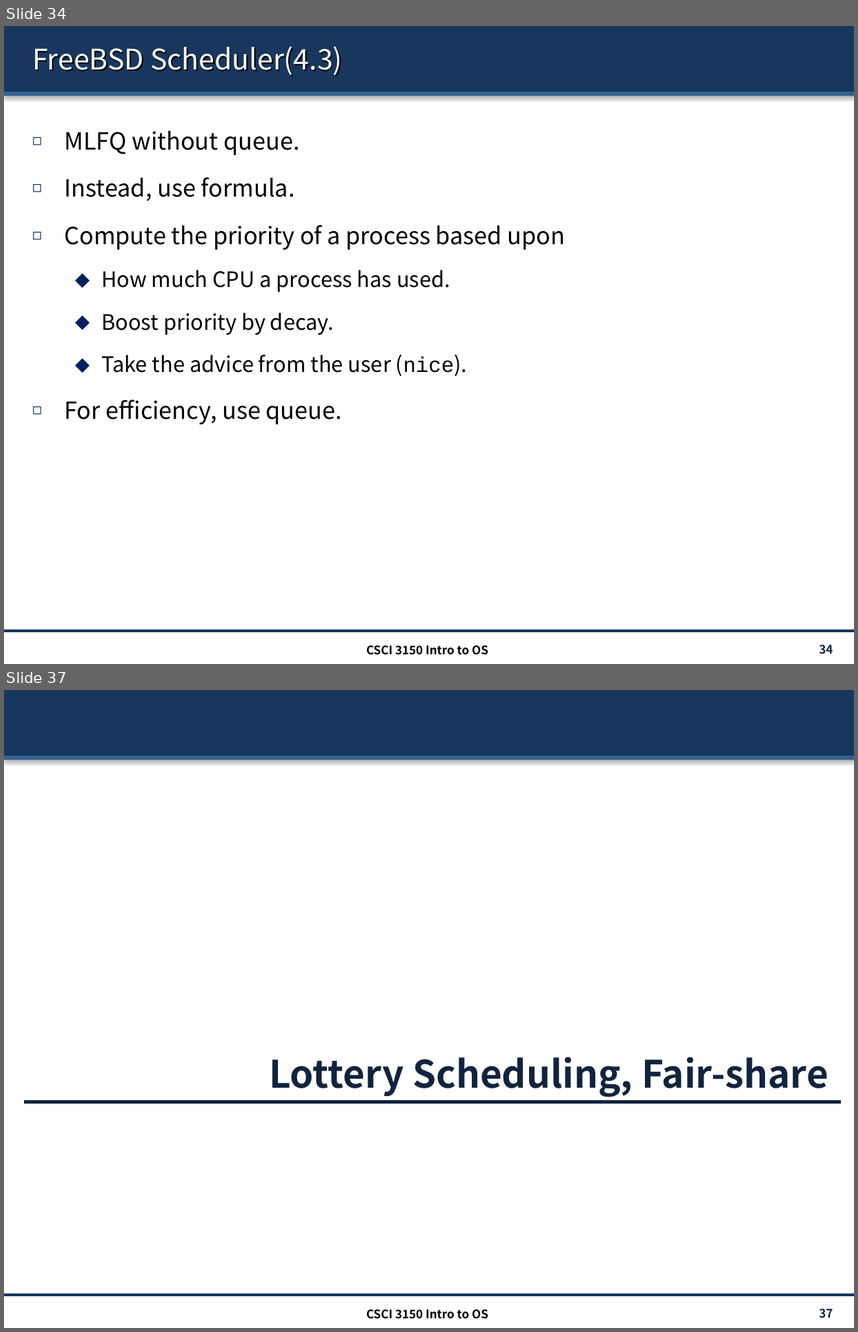
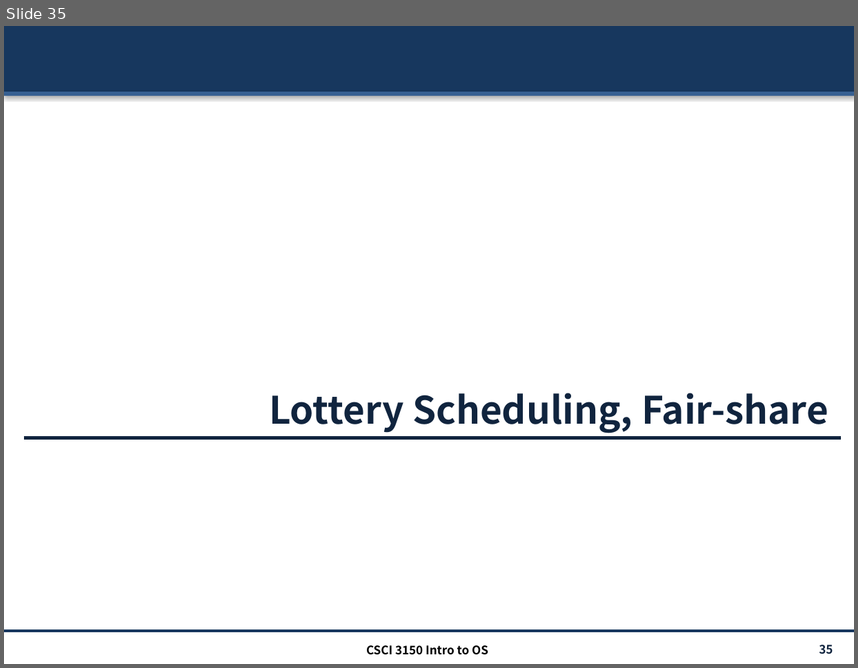
Before and after one commit to henryhxu/CSCI3150, a slide deck: lecture/lec9_sched.pptx. Shown one above the other, each under a label of ours: slides 34 and 37 before the commit, slide 35 after it; the slides between them are not shown. The pictures are 858x1332 and 858x668 pixels, drawn with LibreOffice and Linux fonts; fonts in the diff are those of the drawing. Boxes give left, top, right and bottom in pixels: in the first picture for what was removed or moved away, otherwise in the second. Text is boxed around its words. In the diff, an @@ line names an element or a change of style, - is before the commit and + after.

```diff
--- a/lecture/lec9_sched.pptx
+++ b/lecture/lec9_sched.pptx
@@ slide 34 removed at [4,26,854,664], background #FFFFFF; not listed: 3 template elements that a slide beside it also shows @@
@@ title removed at [32,46,343,76] @@
-FreeBSD Scheduler(4.3)
@@ text removed at [64,130,566,424] @@
-◻ MLFQ without queue.
-◻ Instead, use formula.
-◻ Compute the priority of a process based upon
-  ⬥ How much CPU a process has used.
-  ⬥ Boost priority by decay.
-  ⬥ Take the advice from the user (nice).
-◻ For efficiency, use queue.
@@ text removed at [366,645,488,655] @@
-CSCI 3150 Intro to OS
@@ page number removed at [819,644,833,653] @@
-34
@@ what was slide 37 is now slide 35 @@
@@ page number at [819,644,833,654]: text changed @@
-37
+35
```
Also in this commit, not shown: 10 slides changed, 1 other slide removed, 1 other file.
